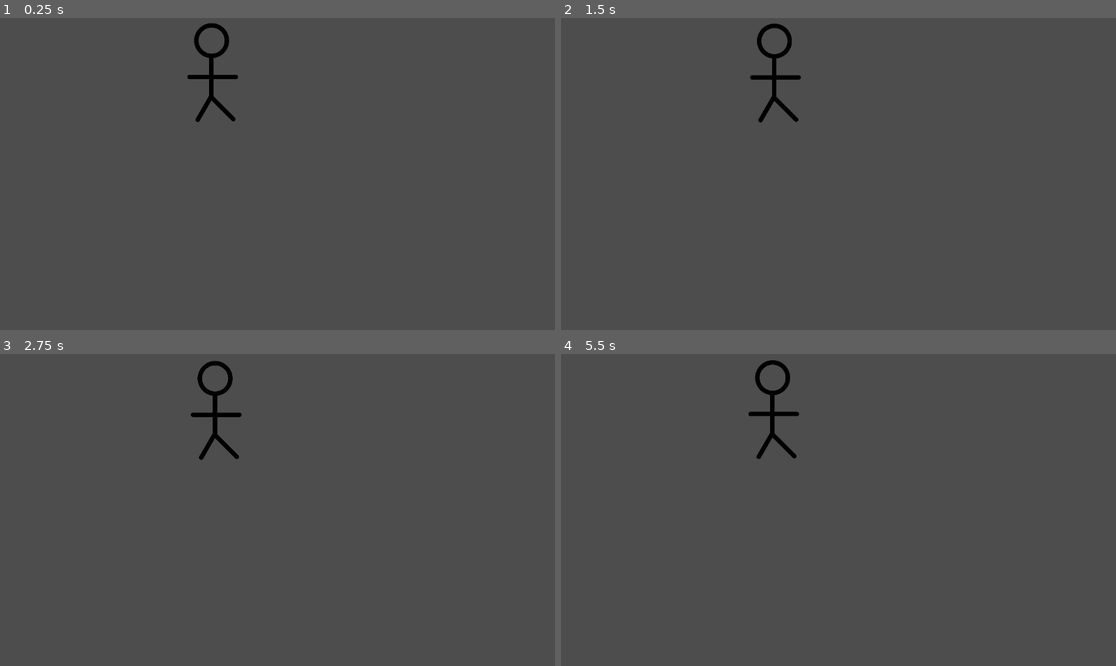
Above: before the commit, frames 1-4 (two rows, left to right).
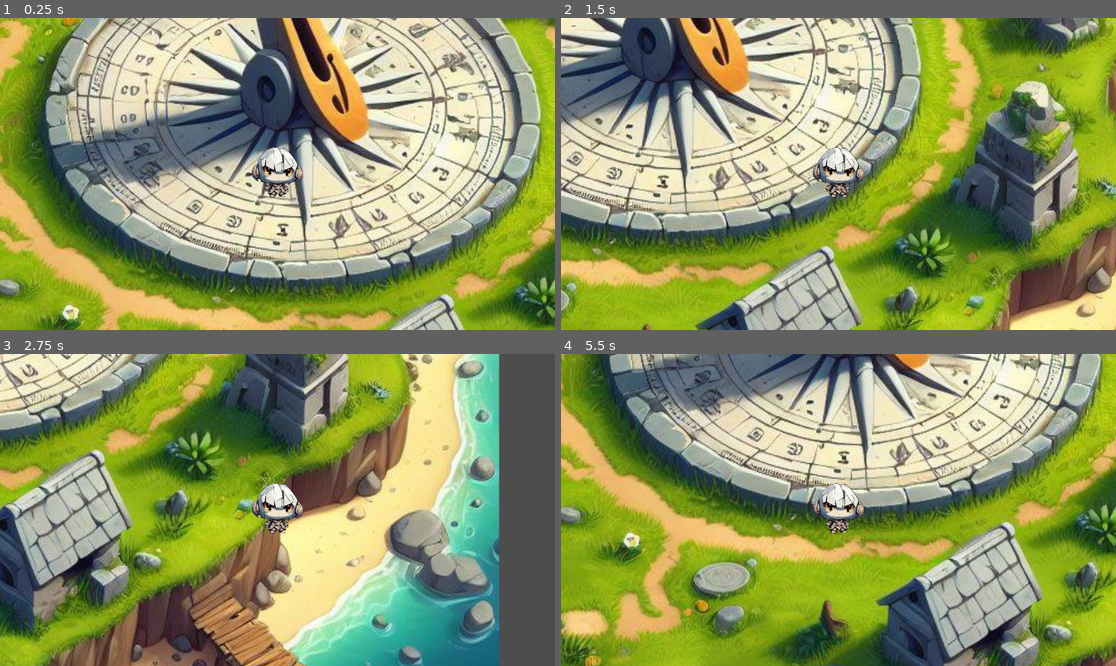
Above: after the commit, the same moments.

Repository: Hollow-Head/Sky-Island-Game
Game: Godot game, scene res://Scenes/Main.tscn
Same seed, same stepped clock (60 frames per second), same inputs: the game is played once before the commit and once after it.
Inputs:
- Up to frame 1 (0.25 s): no input
- Up to frame 2 (1.5 s): tap Enter at 0.5 s; hold Right (Right) 0.53-1.28 s; hold Down (Down) from 1.28 s (still down)
- Up to frame 3 (2.75 s): release Down (Down) at 2.03 s; hold Right (Right) from 2.03 s (still down)
- Up to frame 4 (5.5 s): release Right (Right) at 2.78 s; hold Up (Up) 2.78-3.53 s; hold Left (Left) 3.53-5.03 s; hold Down (Down) from 5.03 s (still down)

The runs differ from the first frame. In frame 1, 95% of the frame differs, in the area x 0-100%, y 0-100%; in frame 2, 95%; in frame 3, 85%; in frame 4, 96%.

Commit message:
Some concept arts and camera to follow the player
Still need to make the camera a part of the player scene and make it smooth without jitter

Diff:
--- a/Scenes/Main.tscn
+++ b/Scenes/Main.tscn
@@ -1,12 +1,15 @@
-[gd_scene load_steps=3 format=3 uid="uid://c8gx26dayf4n6"]
+[gd_scene load_steps=4 format=3 uid="uid://c8gx26dayf4n6"]
 
 [ext_resource type="PackedScene" uid="uid://biwjt8wwbkgf8" path="res://Scenes/Player.tscn" id="1_8bx5u"]
 [ext_resource type="PackedScene" uid="uid://bwuam0srdawdw" path="res://Scenes/Island.tscn" id="2_2ubhq"]
+[ext_resource type="Texture2D" uid="uid://cpajjn0oe0ll0" path="res://Sprites/IslandConcept.jpg" id="2_nqs0h"]
 
-[node name="Node" type="Node"]
+[node name="Main" type="Node"]
+
+[node name="Main Island" parent="." instance=ExtResource("2_2ubhq")]
+scale = Vector2(2.31445, 2.31445)
+texture = ExtResource("2_nqs0h")
 
 [node name="Player" parent="." instance=ExtResource("1_8bx5u")]
-position = Vector2(323, -15)
 
-[node name="Island" parent="." instance=ExtResource("2_2ubhq")]
-position = Vector2(204, 241)
+[node name="Camera2D" type="Camera2D" parent="Player"]
--- a/Scenes/Player.tscn
+++ b/Scenes/Player.tscn
@@ -1,12 +1,19 @@
-[gd_scene load_steps=3 format=3 uid="uid://biwjt8wwbkgf8"]
+[gd_scene load_steps=4 format=3 uid="uid://biwjt8wwbkgf8"]
 
 [ext_resource type="Script" path="res://Scripts/Player.gd" id="1_ydkxx"]
-[ext_resource type="Texture2D" uid="uid://myjedlln5k0r" path="res://Sprites/Player.png" id="2_0g7i1"]
+[ext_resource type="Texture2D" uid="uid://myjedlln5k0r" path="res://Sprites/PlayerConcept.png" id="2_82yvj"]
+
+[sub_resource type="CircleShape2D" id="CircleShape2D_43em7"]
+radius = 33.0151
 
 [node name="CharacterBody2D" type="CharacterBody2D"]
+motion_mode = 1
 script = ExtResource("1_ydkxx")
 
 [node name="Sprite2D" type="Sprite2D" parent="."]
-position = Vector2(119.5, 120.5)
 scale = Vector2(0.237305, 0.237305)
-texture = ExtResource("2_0g7i1")
+texture = ExtResource("2_82yvj")
+
+[node name="CollisionShape2D" type="CollisionShape2D" parent="."]
+position = Vector2(2.08165e-12, 14)
+shape = SubResource("CircleShape2D_43em7")
--- /dev/null
+++ b/Scripts/Camera2D.gd
@@ -0,0 +1,9 @@
+extends Camera2D
+
+@onready var player = get_node("/root/Main/Player")
+
+func _ready():
+	pass
+
+func _process(delta):
+	pass
--- a/Scripts/Player.gd
+++ b/Scripts/Player.gd
@@ -1,7 +1,6 @@
 extends CharacterBody2D
 
-
-const SPEED = 300.0
+const SPEED = 30000.0
 
 func _physics_process(delta):
 	var direction = Input.get_vector("Left", "Right", "Up", "Down")
Binary file added: Sprites/IslandConcept.jpg
Not shown, changed: Sprites/IslandConcept.jpg.import
Binary file removed: Sprites/Player.png
Binary file added: Sprites/PlayerConcept.png
Not shown, added: Sprites/PlayerConcept.png.import
